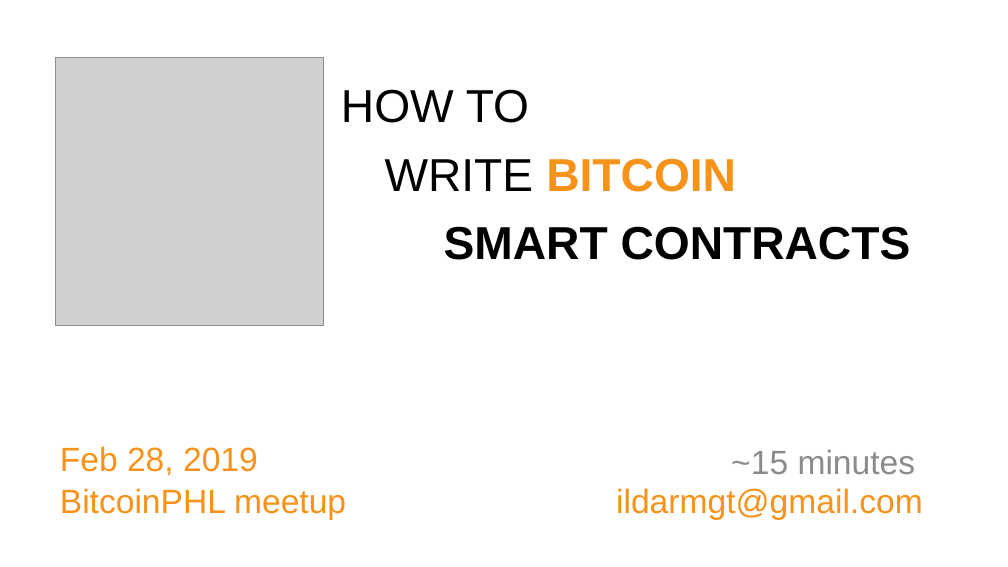
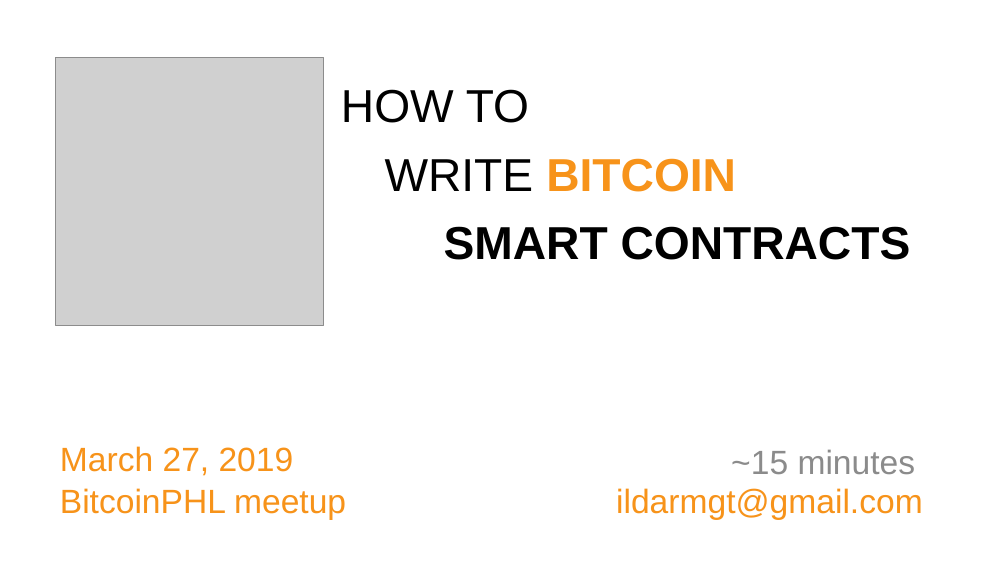
Before and after one commit to ildarmgt/client-side-bitcoin-contract-demo, a slide deck: slide 1 of slides.pptx. Drawn at 1008x567 pixels with LibreOffice and Linux fonts; fonts in the diff are those of the drawing; grey boxes stand for pictures. Boxes give left, top, right and bottom in pixels: in the first picture for what was removed or moved away, otherwise in the second. Text is boxed around its words. In the diff, an @@ line names an element or a change of style, - is before the commit and + after.

```diff
--- a/slides.pptx
+++ b/slides.pptx
@@ text at (x1=60, y1=446, x2=294, y2=476): text changed @@
-Feb 28, 2019
+March 27, 2019
```
Also in this commit, not shown: 4 other files.
